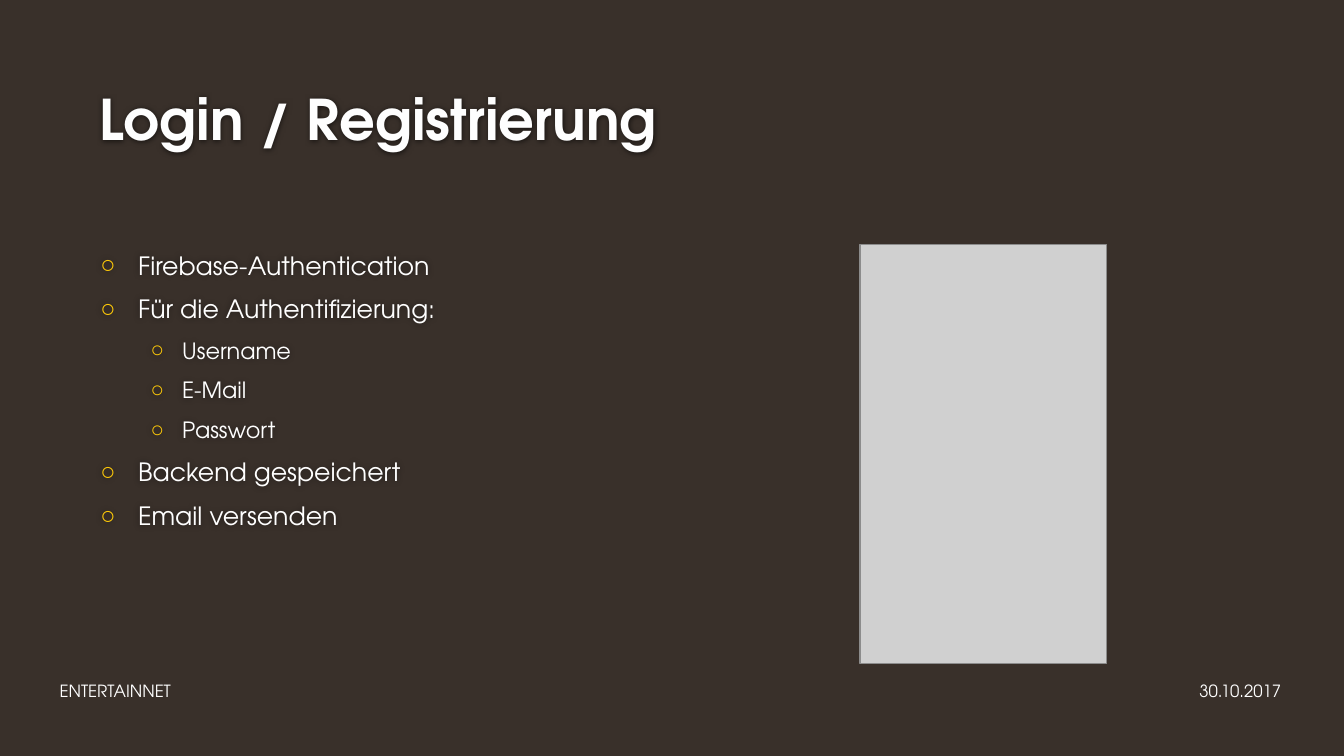
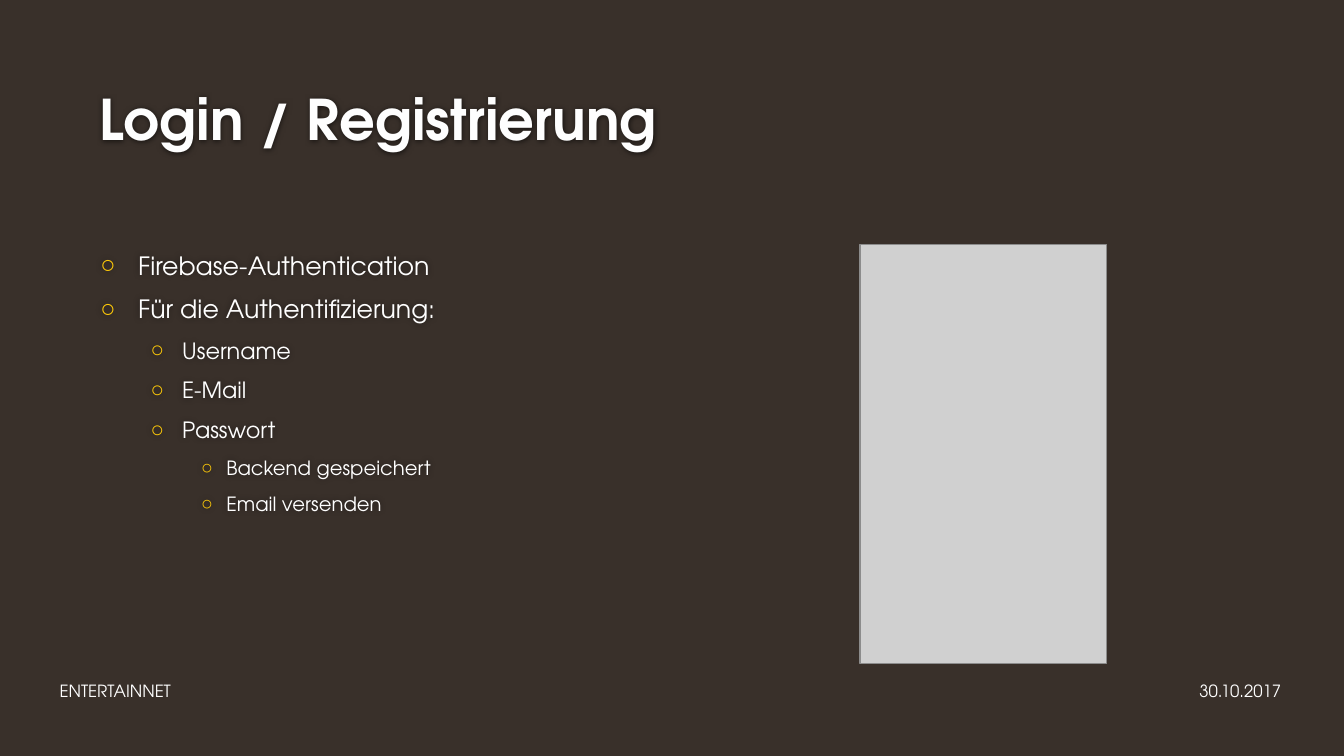
Before and after one commit to GAEBE2/Modul-306, a slide deck: slide 14 of Dokuordner/ENTERTAINNET.pptx. Drawn at 1344x756 pixels with LibreOffice and Linux fonts; fonts in the diff are those of the drawing; grey boxes stand for pictures; background and template pictures are left out. Boxes give left, top, right and bottom in pixels: in the first picture for what was removed or moved away, otherwise in the second. Text is boxed around its words. In the diff, an @@ line names an element or a change of style, - is before the commit and + after.

```diff
--- a/Dokuordner/ENTERTAINNET.pptx
+++ b/Dokuordner/ENTERTAINNET.pptx
@@ text at (x1=226, y1=460, x2=431, y2=512): size 18 to 14 pt in "Backend gespeichert", "Email versenden"; list level 1 to 3 in "Backend gespeichert"; list level 1 to 3 in "Email versenden" @@
```
Also in this commit, not shown: 3 other slides changed.
